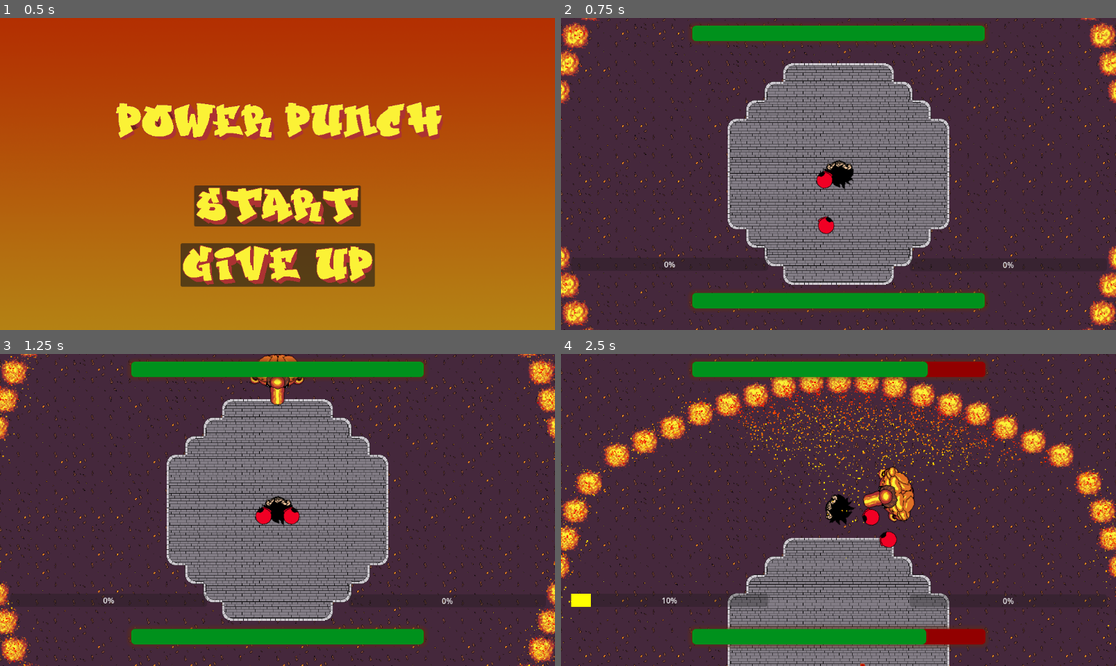
Above: before the commit, frames 1-4 (two rows, left to right).
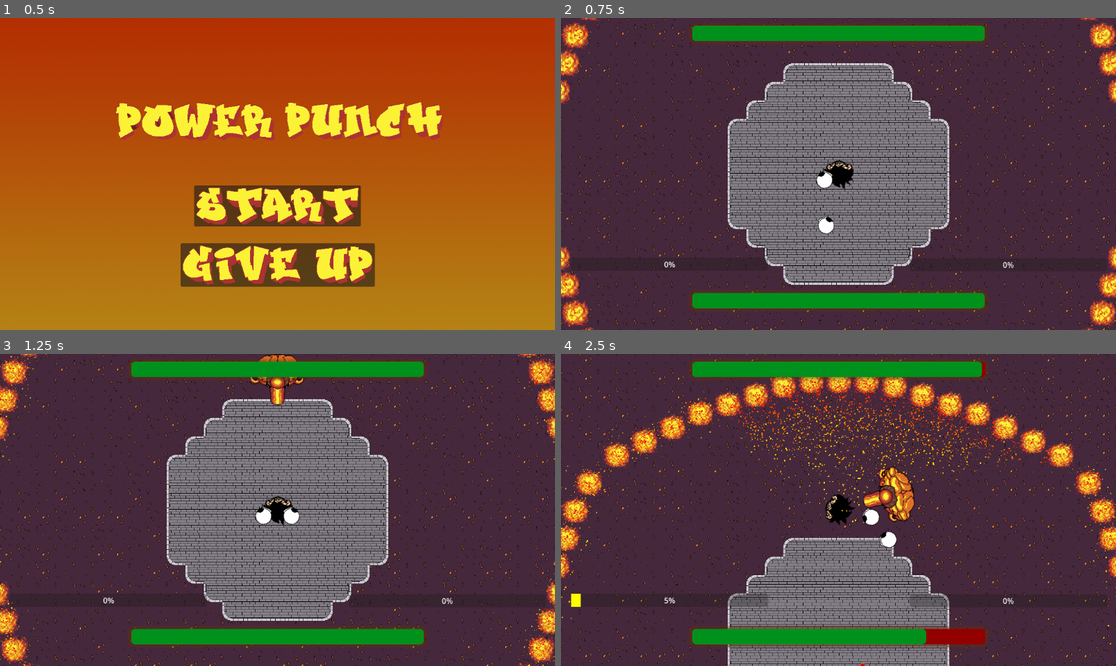
Above: after the commit, the same moments.

Repository: czarekdupa/BigMode-Game
Game: Godot game, scene res://Levels/MainMenu/MainMenu.tscn
The game is run twice, just before and just after one commit, with the same random seed, the same clock (stepped at 60 frames per second) and the same inputs. The engine's default icon, where the game draws it, is replaced by a stand-in: a white triangle on a blue panel in a dark square.
Inputs (mouse positions are in pixels of both pictures, inside the frame that each line leads up to):
- Up to frame 1 (0.5 s): no input
- Up to frame 2 (0.75 s): click (838, 205) at 0.5 s
- Up to frame 3 (1.25 s): no input
- Up to frame 4 (2.5 s): move the mouse to (810, 572) at 1.27 s; hold Up (up) from 1.28 s (still down); click (810, 572) at 1.35 s; right-click (810, 572) at 1.55 s; move the mouse to (1005, 556) at 2.02 s; right-click (1005, 556) at 2.1 s; click (1005, 556) at 2.3 s

Frame 1 is identical in both runs. In frame 2, 0.2% of the frame differs, in the area x 46-50%, y 48-70%; in frame 3, 0.2%; in frame 4, 0.8%, in the area x 3-76%, y 2-82%.

Commit message:
power up canvas added

Diff:
--- a/project-power/Levels/Fire_Boss/fire_area.gd
+++ b/project-power/Levels/Fire_Boss/fire_area.gd
@@ -1,7 +1,7 @@
 extends Area2D
 
 @export var damage_per_second : int = 2
-@export var heal_per_second : float = 0.05
+@export var heal_per_second : float = 0.5
 var deal_damage = false
 var current_player : CharacterBody2D
 var default_particles : Dictionary = {}
--- a/project-power/Levels/Fire_Boss/fire_boss.gd
+++ b/project-power/Levels/Fire_Boss/fire_boss.gd
@@ -1,7 +1,7 @@
 extends CharacterBody2D
 
 @export_category("Stats")
-@export var starting_hp : float = 10.0
+@export var starting_hp : float = 50
 var hp : float = starting_hp
 @onready var health_bar = $CanvasLayer/Health_Bar
 @export var speed = 300
@@ -10,6 +10,7 @@
 @export var projectile_scene: PackedScene
 @export_category("Timers")
 @export var fireball_timer_time := 3
+@export var boss_power_glove_texture: CompressedTexture2D
 
 var ORIGINAL_COLOR = modulate
 
@@ -83,9 +84,14 @@
 
 #DETECTS IF HIT BY PLAYER
 func _on_hitbox_area_entered(area: Area2D) -> void:
-	if area.is_in_group("glove"):
+	if area.is_in_group("r_glove"):
 		if area.owner:
-			take_damage(area.owner.damage)
+			take_damage(area.owner.damage * area.owner.right_power)
+		else:
+			take_damage(area.damage)
+	if area.is_in_group("l_glove"):
+		if area.owner:
+			take_damage(area.owner.damage * area.owner.left_power)
 		else:
 			take_damage(area.damage)
 
@@ -106,6 +112,13 @@
 	$Sprite2D.set_modulate("red")
 	await get_tree().create_timer(0.2).timeout
 	if hp <= 0:
+		player.fire_glove = true;
+		Sprite2D
+		player.get_child(2).get_child(0).get_child(0).texture = boss_power_glove_texture
+		player.get_child(11).show()
+		player.get_child(11).get_child(2).play("PowerUp_enter_anim")
+		await get_tree().create_timer(player.get_child(11).get_child(2).current_animation_length).timeout
+		player.get_child(11).get_child(2).play("PowerUp_anim")
 		queue_free()
 	$Sprite2D.set_modulate(ORIGINAL_COLOR)
 
--- a/project-power/Levels/Fire_Boss/fire_boss.tscn
+++ b/project-power/Levels/Fire_Boss/fire_boss.tscn
@@ -1,9 +1,11 @@
-[gd_scene load_steps=10 format=3 uid="uid://b7jovc0fgr5ph"]
+[gd_scene load_steps=16 format=3 uid="uid://b7jovc0fgr5ph"]
 
 [ext_resource type="Script" path="res://Levels/Fire_Boss/fire_boss.gd" id="1_6kar8"]
 [ext_resource type="PackedScene" uid="uid://bciusmv38b438" path="res://Enemies/fire_projectile.tscn" id="2_cvyfi"]
+[ext_resource type="Texture2D" uid="uid://csseh5xehbeyh" path="res://Player/Gloves/fire_glove.png" id="3_lyn8c"]
 [ext_resource type="PackedScene" uid="uid://bt08jjajt7sro" path="res://Enemies/projectile_spawner.tscn" id="3_sy0kh"]
 [ext_resource type="Texture2D" uid="uid://5b2ndvtcsg4o" path="res://Levels/Fire_Boss/Fire_Boss_Sprite.png" id="3_wc7vr"]
+[ext_resource type="Texture2D" uid="uid://phqctllbq5ql" path="res://Levels/MainMenu/PowerUp.png" id="6_7v51i"]
 
 [sub_resource type="CircleShape2D" id="CircleShape2D_w3unp"]
 radius = 52.1967
@@ -32,6 +34,97 @@
 corner_radius_bottom_right = 8
 corner_radius_bottom_left = 8
 
+[sub_resource type="Animation" id="Animation_387er"]
+resource_name = "PowerUp_anim"
+length = 2.0
+loop_mode = 1
+tracks/0/type = "value"
+tracks/0/imported = false
+tracks/0/enabled = true
+tracks/0/path = NodePath("PowerUp:rotation")
+tracks/0/interp = 1
+tracks/0/loop_wrap = true
+tracks/0/keys = {
+"times": PackedFloat32Array(0, 0.466667, 1, 1.46667, 2),
+"transitions": PackedFloat32Array(1, 1, 1, 1, 1),
+"update": 0,
+"values": [0.0, 0.261799, 0.0, -0.261799, 0.0]
+}
+
+[sub_resource type="Animation" id="Animation_ssbcn"]
+length = 0.001
+tracks/0/type = "value"
+tracks/0/imported = false
+tracks/0/enabled = true
+tracks/0/path = NodePath("PowerUp:rotation")
+tracks/0/interp = 1
+tracks/0/loop_wrap = true
+tracks/0/keys = {
+"times": PackedFloat32Array(0),
+"transitions": PackedFloat32Array(1),
+"update": 0,
+"values": [0.0]
+}
+tracks/1/type = "value"
+tracks/1/imported = false
+tracks/1/enabled = true
+tracks/1/path = NodePath("PowerUp:scale")
+tracks/1/interp = 1
+tracks/1/loop_wrap = true
+tracks/1/keys = {
+"times": PackedFloat32Array(0),
+"transitions": PackedFloat32Array(1),
+"update": 0,
+"values": [Vector2(1, 1)]
+}
+tracks/2/type = "value"
+tracks/2/imported = false
+tracks/2/enabled = true
+tracks/2/path = NodePath("Glove:scale")
+tracks/2/interp = 1
+tracks/2/loop_wrap = true
+tracks/2/keys = {
+"times": PackedFloat32Array(0),
+"transitions": PackedFloat32Array(1),
+"update": 0,
+"values": [Vector2(3, 3)]
+}
+
+[sub_resource type="Animation" id="Animation_wpr55"]
+resource_name = "PowerUp_enter_anim"
+length = 0.5
+tracks/0/type = "value"
+tracks/0/imported = false
+tracks/0/enabled = true
+tracks/0/path = NodePath("PowerUp:scale")
+tracks/0/interp = 1
+tracks/0/loop_wrap = true
+tracks/0/keys = {
+"times": PackedFloat32Array(0, 0.333333, 0.5),
+"transitions": PackedFloat32Array(0.63728, 4, 1),
+"update": 0,
+"values": [Vector2(1e-05, 1e-05), Vector2(1.2, 1.2), Vector2(1, 1)]
+}
+tracks/1/type = "value"
+tracks/1/imported = false
+tracks/1/enabled = true
+tracks/1/path = NodePath("Glove:scale")
+tracks/1/interp = 1
+tracks/1/loop_wrap = true
+tracks/1/keys = {
+"times": PackedFloat32Array(0, 0.333333, 0.5),
+"transitions": PackedFloat32Array(0.466517, 1, 1),
+"update": 0,
+"values": [Vector2(0, 0), Vector2(3.2, 3.2), Vector2(3, 3)]
+}
+
+[sub_resource type="AnimationLibrary" id="AnimationLibrary_qcn0o"]
+_data = {
+"PowerUp_anim": SubResource("Animation_387er"),
+"PowerUp_enter_anim": SubResource("Animation_wpr55"),
+"RESET": SubResource("Animation_ssbcn")
+}
+
 [node name="Fire_Boss" type="CharacterBody2D" groups=["boss", "enemy"]]
 light_mask = 4
 scale = Vector2(2, 2)
@@ -39,6 +132,7 @@
 motion_mode = 1
 script = ExtResource("1_6kar8")
 projectile_scene = ExtResource("2_cvyfi")
+boss_power_glove_texture = ExtResource("3_lyn8c")
 
 [node name="Projectile_Spawner" parent="." instance=ExtResource("3_sy0kh")]
 
@@ -85,6 +179,23 @@
 
 [node name="heal_timer" type="Timer" parent="."]
 
+[node name="Power_up_canvas" type="CanvasLayer" parent="."]
+visible = false
+
+[node name="PowerUp" type="Sprite2D" parent="Power_up_canvas"]
+position = Vector2(589, 198)
+texture = ExtResource("6_7v51i")
+
+[node name="Glove" type="Sprite2D" parent="Power_up_canvas"]
+position = Vector2(579, 313)
+scale = Vector2(3, 3)
+texture = ExtResource("3_lyn8c")
+
+[node name="AnimationPlayer" type="AnimationPlayer" parent="Power_up_canvas"]
+libraries = {
+"": SubResource("AnimationLibrary_qcn0o")
+}
+
 [connection signal="body_entered" from="Detection Area" to="." method="_on_detection_area_body_entered"]
 [connection signal="body_exited" from="Detection Area" to="." method="_on_detection_area_body_exited"]
 [connection signal="area_entered" from="Hitbox" to="." method="_on_hitbox_area_entered"]
--- a/project-power/Player/player.gd
+++ b/project-power/Player/player.gd
@@ -11,13 +11,13 @@
 @export var knockback_power = 1000
 @export var right_power = 0
 @export var left_power = 0
-@export var max_power = 5
+@export var max_power = 10
 @export var power_gain_speed = 0.2
 @export var power_gain_amount = 0.5
 @export var power_buffor_time = 0.2
 @export var special_ability_power_threshold = 3
 var is_charging = false
-var fire_glove = true
+var fire_glove = false
 @export_group("Projectiles")
 @export var projectile_scene = PackedScene
 
@@ -79,12 +79,12 @@
 
 
 func start_right_power_gain():
-	while is_charging:
+	while is_charging && right_power < max_power:
 		right_power += power_gain_amount
 		await get_tree().create_timer(power_gain_speed).timeout
 
 func start_left_power_gain():
-	while is_charging:
+	while is_charging && left_power < max_power:
 		left_power += power_gain_amount
 		await get_tree().create_timer(power_gain_speed).timeout
 
@@ -131,3 +131,7 @@
 	tween.tween_property($Camera2D,"offset", Vector2(0,0), 0.05)
 
 	set_modulate(original_modulate)
+
+
+func _on_ok_button_down() -> void:
+	$Power_up_canvas.hide()
--- a/project-power/Player/player.tscn
+++ b/project-power/Player/player.tscn
@@ -10,6 +10,9 @@
 [ext_resource type="Texture2D" uid="uid://d0amgil6dea3j" path="res://Levels/MainMenu/Over.png" id="8_sosq6"]
 [ext_resource type="Texture2D" uid="uid://cpw24b1dhora7" path="res://Levels/MainMenu/Manu.png" id="9_rmx3t"]
 [ext_resource type="Script" path="res://Levels/SceneManager.gd" id="10_ptulu"]
+[ext_resource type="Texture2D" uid="uid://phqctllbq5ql" path="res://Levels/MainMenu/PowerUp.png" id="11_e3hor"]
+[ext_resource type="Texture2D" uid="uid://csseh5xehbeyh" path="res://Player/Gloves/fire_glove.png" id="12_gtcbj"]
+[ext_resource type="Texture2D" uid="uid://ci5yxerfj7843" path="res://Levels/MainMenu/Quit.png" id="13_nuvgu"]
 
 [sub_resource type="CircleShape2D" id="CircleShape2D_d6yi2"]
 radius = 23.0
@@ -299,6 +302,97 @@
 "game_over_srceen_anim": SubResource("Animation_vx2nq")
 }
 
+[sub_resource type="Animation" id="Animation_387er"]
+resource_name = "PowerUp_anim"
+length = 2.0
+loop_mode = 1
+tracks/0/type = "value"
+tracks/0/imported = false
+tracks/0/enabled = true
+tracks/0/path = NodePath("PowerUp:rotation")
+tracks/0/interp = 1
+tracks/0/loop_wrap = true
+tracks/0/keys = {
+"times": PackedFloat32Array(0, 0.466667, 1, 1.46667, 2),
+"transitions": PackedFloat32Array(1, 1, 1, 1, 1),
+"update": 0,
+"values": [0.0, 0.261799, 0.0, -0.261799, 0.0]
+}
+
+[sub_resource type="Animation" id="Animation_ssbcn"]
+length = 0.001
+tracks/0/type = "value"
+tracks/0/imported = false
+tracks/0/enabled = true
+tracks/0/path = NodePath("PowerUp:rotation")
+tracks/0/interp = 1
+tracks/0/loop_wrap = true
+tracks/0/keys = {
+"times": PackedFloat32Array(0),
+"transitions": PackedFloat32Array(1),
+"update": 0,
+"values": [0.0]
+}
+tracks/1/type = "value"
+tracks/1/imported = false
+tracks/1/enabled = true
+tracks/1/path = NodePath("PowerUp:scale")
+tracks/1/interp = 1
+tracks/1/loop_wrap = true
+tracks/1/keys = {
+"times": PackedFloat32Array(0),
+"transitions": PackedFloat32Array(1),
+"update": 0,
+"values": [Vector2(1, 1)]
+}
+tracks/2/type = "value"
+tracks/2/imported = false
+tracks/2/enabled = true
+tracks/2/path = NodePath("Glove:scale")
+tracks/2/interp = 1
+tracks/2/loop_wrap = true
+tracks/2/keys = {
+"times": PackedFloat32Array(0),
+"transitions": PackedFloat32Array(1),
+"update": 0,
+"values": [Vector2(3, 3)]
+}
+
+[sub_resource type="Animation" id="Animation_wpr55"]
+resource_name = "PowerUp_enter_anim"
+length = 0.5
+tracks/0/type = "value"
+tracks/0/imported = false
+tracks/0/enabled = true
+tracks/0/path = NodePath("PowerUp:scale")
+tracks/0/interp = 1
+tracks/0/loop_wrap = true
+tracks/0/keys = {
+"times": PackedFloat32Array(0, 0.333333, 0.5),
+"transitions": PackedFloat32Array(0.63728, 4, 1),
+"update": 0,
+"values": [Vector2(1e-05, 1e-05), Vector2(1.2, 1.2), Vector2(1, 1)]
+}
+tracks/1/type = "value"
+tracks/1/imported = false
+tracks/1/enabled = true
+tracks/1/path = NodePath("Glove:scale")
+tracks/1/interp = 1
+tracks/1/loop_wrap = true
+tracks/1/keys = {
+"times": PackedFloat32Array(0, 0.333333, 0.5),
+"transitions": PackedFloat32Array(0.466517, 1, 1),
+"update": 0,
+"values": [Vector2(0, 0), Vector2(3.2, 3.2), Vector2(3, 3)]
+}
+
+[sub_resource type="AnimationLibrary" id="AnimationLibrary_qcn0o"]
+_data = {
+"PowerUp_anim": SubResource("Animation_387er"),
+"PowerUp_enter_anim": SubResource("Animation_wpr55"),
+"RESET": SubResource("Animation_ssbcn")
+}
+
 [node name="Player" type="CharacterBody2D" groups=["player"]]
 collision_mask = 12
 motion_mode = 1
@@ -326,7 +420,6 @@
 collision_mask = 4
 
 [node name="Sprite2D" type="Sprite2D" parent="Right_Glove_Position/RightGlove"]
-modulate = Color(0.93986, 0, 0.1428, 1)
 rotation = 1.5708
 scale = Vector2(-2, -2)
 texture = ExtResource("3_nnfv2")
@@ -348,7 +441,6 @@
 collision_mask = 4
 
 [node name="Sprite2D" type="Sprite2D" parent="Left_Glove_Position/LeftGlove"]
-modulate = Color(0.93986, 0, 0.1428, 1)
 rotation = 1.5708
 scale = Vector2(2, 2)
 texture = ExtResource("3_nnfv2")
@@ -472,8 +564,41 @@
 grow_vertical = 2
 icon = ExtResource("9_rmx3t")
 
+[node name="Power_up_canvas" type="CanvasLayer" parent="."]
+visible = false
+
+[node name="PowerUp" type="Sprite2D" parent="Power_up_canvas"]
+position = Vector2(589, 198)
+texture = ExtResource("11_e3hor")
+
+[node name="Glove" type="Sprite2D" parent="Power_up_canvas"]
+position = Vector2(579, 313)
+scale = Vector2(3, 3)
+texture = ExtResource("12_gtcbj")
+
+[node name="AnimationPlayer" type="AnimationPlayer" parent="Power_up_canvas"]
+libraries = {
+"": SubResource("AnimationLibrary_qcn0o")
+}
+
+[node name="ok" type="Button" parent="Power_up_canvas"]
+anchors_preset = 8
+anchor_left = 0.5
+anchor_top = 0.5
+anchor_right = 0.5
+anchor_bottom = 0.5
+offset_left = -134.0
+offset_top = 96.0
+offset_right = 269.0
+offset_bottom = 186.0
+grow_horizontal = 2
+grow_vertical = 2
+scale = Vector2(0.694013, 0.680001)
+icon = ExtResource("13_nuvgu")
+
 [connection signal="area_entered" from="hitbox" to="." method="_on_hitbox_area_entered"]
 [connection signal="body_entered" from="hitbox" to="." method="_on_hitbox_body_entered"]
 [connection signal="button_down" from="GameOverCanvas/Button" to="SceneManager" method="_on_button_button_down"]
 [connection signal="button_down" from="Esc_Canvas/Menu" to="." method="_on_menu_button_down"]
 [connection signal="button_down" from="Esc_Canvas/Menu" to="SceneManager" method="_on_menu_button_down"]
+[connection signal="button_down" from="Power_up_canvas/ok" to="." method="_on_ok_button_down"]
Binary file added: project-power/Levels/MainMenu/PowerUp.png
Not shown, added: project-power/Levels/MainMenu/PowerUp.png.import
Not shown: 1 places in project-power/Player/player.tscn that only renumber resources
